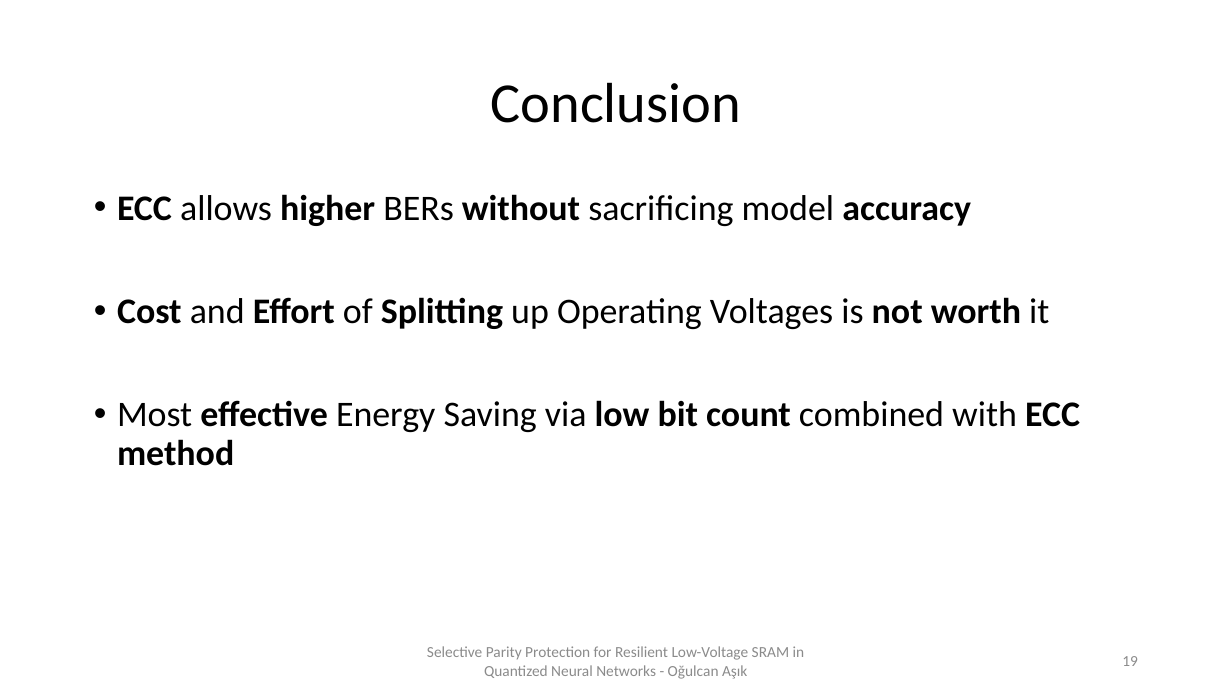
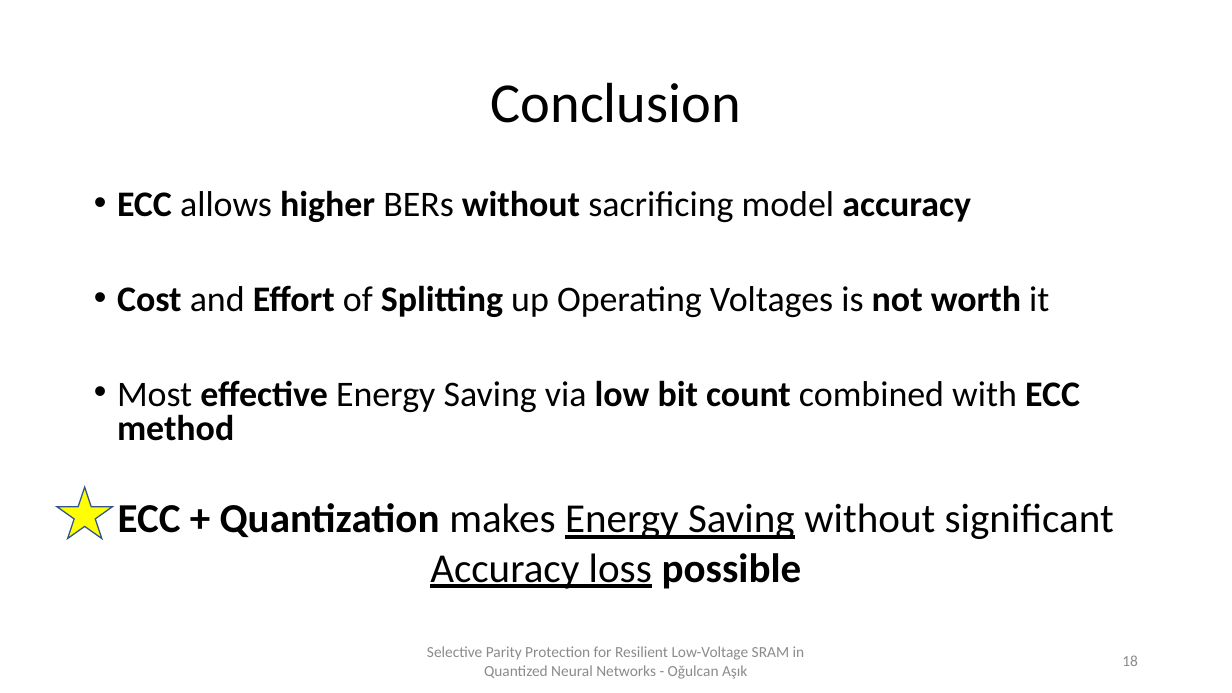
Before and after one commit to Xeadriel/ECC-SRAM-Simulation, a slide deck: slide 18 of Paper SRAM PDF/Selective Parity Protection for Resilient Low-Voltage SRAM in.pptx (slide 19 before the commit). Drawn at 1232x693 pixels with LibreOffice and Linux fonts; fonts in the diff are those of the drawing. Boxes give left, top, right and bottom in pixels: in the first picture for what was removed or moved away, otherwise in the second. Text is boxed around its words. In the diff, an @@ line names an element or a change of style, - is before the commit and + after.

```diff
--- a/Paper SRAM PDF/Selective Parity Protection for Resilient Low-Voltage SRAM in.pptx
+++ b/Paper SRAM PDF/Selective Parity Protection for Resilient Low-Voltage SRAM in.pptx
@@ text "ECC allows higher BERs without ..." at (117,190,1080,441): line spacing 0.9 to 0.8 @@
@@ star added at (57,487,113,539), fill #FFFF00, outline #325491 1 pt @@
@@ text added at (118,503,1114,589), 32 pt, text #000000 @@
+ECC + Quantization makes Energy Saving without significant Accuracy loss possible
@@ page number at (1122,655,1138,666): text changed @@
-19
+18
```
Also in this commit, not shown: 13 other slides changed, 2 slides added, 3 slides removed, 4 other files.
